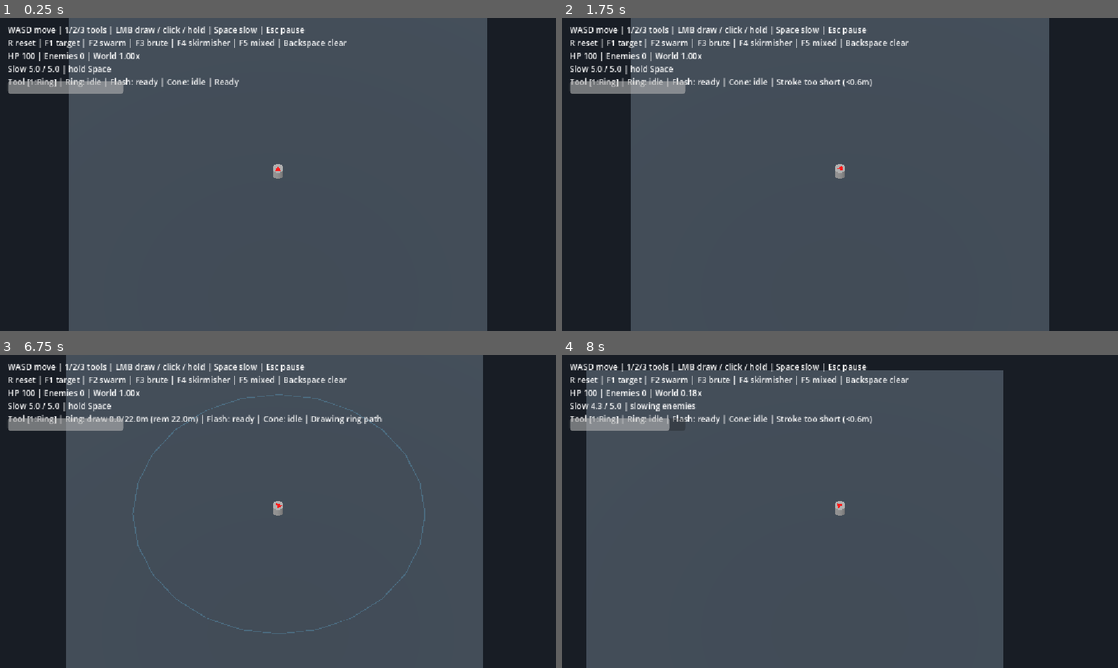
Above: before the commit, frames 1-4 (two rows, left to right).
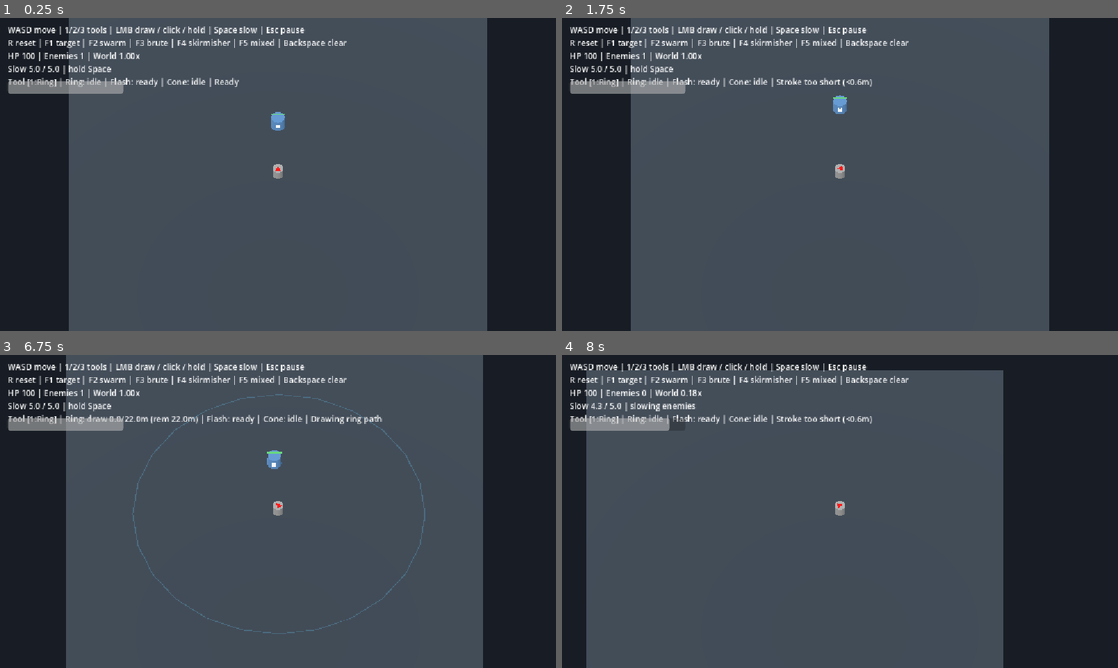
Above: after the commit, the same moments.

Repository: Ty1rl/old-tech
Game: Godot game, scene res://scenes/prototype/arena.tscn
Same seed, same stepped clock (60 frames per second), same inputs: the game is played once before the commit and once after it. This scene is started directly instead of the project's main scene.
Inputs (mouse positions are in pixels of both pictures, inside the frame that each line leads up to):
- Up to frame 1 (0.25 s): no input
- Up to frame 2 (1.75 s): tap Enter at 0.5 s; move the mouse to (962, 158) at 0.52 s; hold D (move_right) 0.53-1.28 s; hold Space 0.53-1.28 s; click (962, 158) at 0.67 s; move the mouse to (728, 190) at 1.27 s; hold S (move_down) from 1.28 s (still down); tap R at 1.35 s; click (728, 190) at 1.42 s; tap Space at 1.52, 1.55 s
- Up to frame 3 (6.75 s): tap Space at 1.82, 3.02, 3.05, 3.32, 3.5, 5.27, 5.3, 5.57 s; move the mouse to (333, 442) at 2.02 s; release S (move_down) at 2.03 s; hold D (move_right) 2.03-2.78 s; hold Space 2.03-2.78 s; tap Backspace at 2.1 s; click (333, 442) at 2.17 s; move the mouse to (250, 574) at 2.77 s; hold W (move_up) 2.78-3.53 s; tap 2 at 2.85 s; click (250, 574) at 2.92 s; move the mouse to (444, 558) at 3.52 s; hold A (move_left) 3.53-4.25 s; hold Space 3.53-4.25 s; tap 3 at 3.6 s; click (444, 558) at 3.67 s; tap Escape (pause) at 4.15 s; click "Continue" at 4.25 s; move the mouse to (111, 464) at 5.02 s; hold A (move_left) 5.03-5.78 s; tap 1 at 5.1 s; click (111, 464) at 5.17 s; move the mouse to (305, 511) at 5.77 s; hold S (move_down) 5.78-6.53 s; hold Space 5.78-6.53 s; click (305, 511) at 5.92 s; move the mouse to (194, 433) at 6.52 s; hold D (move_right) from 6.53 s (still down); tap R at 6.6 s; click (194, 433) at 6.67 s
- Up to frame 4 (8 s): tap Space at 6.77, 6.8, 7.07 s; move the mouse to (962, 495) at 7.27 s; release D (move_right) at 7.28 s; hold W (move_up) from 7.28 s (still down); hold Space from 7.28 s (still down); tap Backspace at 7.35 s; click (962, 495) at 7.42 s

The runs differ from the first frame. In frame 1, 0.1% of the frame differs, in the area x 14-52%, y 11-36%; in frame 2, 0.1%; in frame 3, 0.1%, in the area x 14-51%, y 11-37%; in frame 4, nothing differs.

Commit message:
Implement Combat Round B enemy archetypes, directional armor, and checks
Work-Seat: old-tech/jam-1

Diff:
--- /dev/null
+++ b/scenes/prototype/checks/enemies.gd
@@ -0,0 +1,131 @@
+extends SceneTree
+
+const Tuning = preload("res://scenes/prototype/tuning.gd")
+
+var failures: Array[String] = []
+var checks: int = 0
+
+
+func _initialize() -> void:
+	call_deferred("run")
+
+
+func expect(condition: bool, message: String) -> void:
+	checks += 1
+	if not condition:
+		failures.append(message)
+
+
+func run() -> void:
+	var packed := load("res://scenes/prototype/arena.tscn") as PackedScene
+	var arena = packed.instantiate()
+	root.add_child(arena)
+	current_scene = arena
+	await physics_frame
+	await physics_frame
+
+	# Disable arena's automatic physics tick so we can drive director.step deterministically
+	arena.set_physics_process(false)
+	var director = arena.director
+	var player = arena.player
+	arena.reset_arena()
+
+	# 1. Baseline reset_state starts with stationary target
+	expect(director.enemies.size() == 1 and director.enemies[0].kind == &"target", "reset_state spawns initial target")
+	var target = director.enemies[0]
+	expect(is_equal_approx(target.position.y, 0.0) and is_equal_approx(target.health, Tuning.ENEMIES.target.health), "Target root sits at floor y=0 with tuned health")
+
+	# 2. Stationary target does not move or deal contact damage even when overlapping player
+	director.clear()
+	expect(director.enemies.is_empty(), "clear() removes all active enemies")
+	var overlap_target = director.spawn(&"target", Vector3.ZERO)
+	for i in range(10):
+		director.step(0.2, player)
+	expect(is_equal_approx(player.health, 100.0) and overlap_target.position.length() < 0.001, "Stationary test target never moves or damages player")
+
+	# 3. Brute directional armor: front vs side vs rear using contact_world (not player position)
+	director.clear()
+	player.reset_state()
+	player.position = Vector3(0.0, 0.55, 0.0) # Player stands in front (+Z) of the brute
+	var brute = director.spawn(&"brute", Vector3(0.0, 0.0, -6.0))
+	brute.facing = Vector3(0.0, 0.0, 1.0) # Facing +Z toward player
+
+	var front_hit: Dictionary = brute.hit(40.0, Vector3(0.0, 0.0, -5.0))
+	expect(front_hit.get("armored", false) == true and is_equal_approx(front_hit.get("dealt", 0.0), 10.0), "Brute front contact reduces damage by front_multiplier (0.25x)")
+	expect(is_equal_approx(brute.health, 170.0) and front_hit.get("killed", true) == false, "Brute health reflects reduced front damage")
+
+	var side_hit: Dictionary = brute.hit(40.0, Vector3(1.0, 0.0, -6.0))
+	expect(side_hit.get("armored", true) == false and is_equal_approx(side_hit.get("dealt", 0.0), 40.0), "Brute 90-degree side contact deals full unarmored damage")
+
+	# Rear contact while player is still in front at (0, 0, 0): proves contact_world is used, not player position
+	var rear_hit: Dictionary = brute.hit(40.0, Vector3(0.0, 0.0, -7.0))
+	expect(rear_hit.get("armored", true) == false and is_equal_approx(rear_hit.get("dealt", 0.0), 40.0), "Brute rear contact deals full damage even when player stands in front")
+	expect(is_equal_approx(brute.health, 90.0), "Brute health after front + side + rear hits is 90")
+
+	# 4. Kill, actual HP lost clamping, immediate dead rejection, and next-step pruning
+	director.clear()
+	var swarmer = director.spawn(&"swarmer", Vector3(0.0, 0.0, -5.0))
+	var first_swarmer_hit: Dictionary = swarmer.hit(20.0, Vector3(0.0, 0.0, -4.6))
+	expect(is_equal_approx(first_swarmer_hit.get("dealt", 0.0), 20.0) and not first_swarmer_hit.get("killed", true), "Swarmer first hit deals 20 and leaves 12 HP")
+	var lethal_hit: Dictionary = swarmer.hit(50.0, Vector3(0.0, 0.0, -4.6))
+	expect(is_equal_approx(lethal_hit.get("dealt", 0.0), 12.0) and lethal_hit.get("killed", false) == true, "Lethal hit reports actual remaining HP lost (12.0) and killed=true")
+	var post_death_hit: Dictionary = swarmer.hit(25.0, Vector3(0.0, 0.0, -4.6))
+	expect(is_equal_approx(post_death_hit.get("dealt", -1.0), 0.0) and post_death_hit.get("killed", true) == false, "Dead enemy immediately rejects further damage before next step")
+	director.step(0.05, player)
+	expect(director.enemies.is_empty(), "Dead enemy leaves director.enemies on next step()")
+
+	# 5. Swarmer approach, XZ-only contact judgment, world-delta contact cooldown, and time-slow scaling
+	director.clear()
+	player.reset_state()
+	player.position = Vector3(0.0, 4.0, 0.0) # Elevated Y to verify XZ-only contact check
+	var runner = director.spawn(&"swarmer", Vector3(0.0, 0.0, -2.0))
+	for i in range(10):
+		director.step(0.05, player)
+	expect(is_equal_approx(player.health, 95.0), "Swarmer closes in XZ and deals 5 contact damage ignoring player Y height")
+
+	# Step 0.4 world seconds (< 1.0s CONTACT_COOLDOWN): no second hit yet
+	director.step(0.4, player)
+	expect(is_equal_approx(player.health, 95.0), "Contact cooldown prevents immediate repeat damage within 1.0 world second")
+
+	# Under time slow (world_scale = 0.18), 2.0 real seconds = 0.36 world seconds (total 0.76s < 1.0s): still on cooldown
+	for i in range(20):
+		director.step(0.1 * Tuning.SLOW.scale, player)
+	expect(is_equal_approx(player.health, 95.0), "Time-slowed world_delta scales enemy contact cooldown")
+
+	# Advance remaining 0.3 world seconds (total 1.06s >= 1.0s): second contact hit triggers
+	director.step(0.3, player)
+	expect(is_equal_approx(player.health, 90.0), "Swarmer deals second contact hit once world-time cooldown expires")
+
+	# 6. Dead-player policy: stop dealing damage at zero HP
+	player.health = 3.0
+	director.step(1.05, player)
+	expect(is_equal_approx(player.health, 0.0), "Contact damage clamps player health at 0.0")
+	director.step(2.0, player)
+	expect(is_equal_approx(player.health, 0.0), "Enemies stop dealing contact damage once player health is 0.0")
+
+	# 7. Skirmisher finite sidestep/orbit within cone range -> commit and contact hit
+	director.clear()
+	player.reset_state()
+	var skirm = director.spawn(&"skirmisher", Vector3(0.0, 0.0, -5.5))
+	for i in range(12):
+		director.step(0.1, player)
+	var orbit_dist := Vector2(skirm.position.x, skirm.position.z).length()
+	expect(absf(skirm.position.x) > 0.25 and orbit_dist <= Tuning.CONE.range, "Skirmisher sidesteps laterally while staying within cone range (<= 5.0)")
+
+	var committed_and_hit := false
+	for i in range(30):
+		director.step(0.1, player)
+		if player.health < 100.0:
+			committed_and_hit = true
+			break
+	expect(committed_and_hit and is_equal_approx(player.health, 100.0 - Tuning.ENEMIES.skirmisher.damage), "Skirmisher commits after finite orbit and lands contact damage")
+
+	# 8. spawn_group() and reset_state() restore clean state
+	director.clear()
+	director.spawn_group()
+	expect(director.enemies.size() == 4, "spawn_group() creates modest 4-enemy mixed encounter")
+	director.reset_state()
+	expect(director.enemies.size() == 1 and director.enemies[0].kind == &"target", "reset_state() clears mixed group and restores single target")
+
+	print(JSON.stringify({"status": "passed" if failures.is_empty() else "failed", "checks": checks, "failures": failures}))
+	quit(0 if failures.is_empty() else 1)
--- a/scenes/prototype/enemies.gd
+++ b/scenes/prototype/enemies.gd
@@ -1,19 +1,54 @@
 extends Node3D
 
+# jam-4 owns this implementation and enemy.gd. No independent process clock.
+const Tuning = preload("res://scenes/prototype/tuning.gd")
+const EnemyNode = preload("res://scenes/prototype/enemy.gd")
+
 var enemies: Array[Node3D] = []
+var _spawn_counter: int = 0
 
 
-# jam-4 owns this implementation and enemy.gd. No independent process clock.
-func step(_world_delta: float, _player: Node3D) -> void:
-	pass
+func step(world_delta: float, player: Node3D) -> void:
+	_prune_dead_enemies()
+	var snapshot: Array[Node3D] = enemies.duplicate()
+	for enemy in snapshot:
+		if is_instance_valid(enemy) and enemy.health > 0.0:
+			enemy.step_enemy(world_delta, player, snapshot)
+	_prune_dead_enemies()
 
 
-func spawn(_kind: StringName, _position: Vector3) -> void:
-	pass
+func _prune_dead_enemies() -> void:
+	var live: Array[Node3D] = []
+	for enemy in enemies:
+		if not is_instance_valid(enemy):
+			continue
+		if enemy.health <= 0.0:
+			enemy.queue_free()
+			continue
+		live.append(enemy)
+	enemies = live
+
+
+func spawn(kind: StringName, spawn_position: Vector3) -> Node3D:
+	var enemy := EnemyNode.new()
+	_spawn_counter += 1
+	var limit := float(Tuning.ARENA_HALF_SIZE) - 1.0
+	var clamped_pos := Vector3(
+		clampf(spawn_position.x, -limit, limit),
+		0.0,
+		clampf(spawn_position.z, -limit, limit)
+	)
+	add_child(enemy)
+	enemy.configure(kind, clamped_pos, _spawn_counter)
+	enemies.append(enemy)
+	return enemy
 
 
 func spawn_group() -> void:
-	pass
+	spawn(&"swarmer", Vector3(-6.0, 0.0, -7.5))
+	spawn(&"swarmer", Vector3(6.0, 0.0, -7.5))
+	spawn(&"brute", Vector3(0.0, 0.0, -10.5))
+	spawn(&"skirmisher", Vector3(-7.5, 0.0, 4.0))
 
 
 func clear() -> void:
@@ -25,4 +60,5 @@
 
 func reset_state() -> void:
 	clear()
-	spawn(&"target", Vector3(0, 0, -6))
+	_spawn_counter = 0
+	spawn(&"target", Vector3(0.0, 0.0, -6.0))
--- /dev/null
+++ b/scenes/prototype/enemy.gd
@@ -0,0 +1,339 @@
+extends Node3D
+
+# jam-4 owns enemy.gd. No independent _process or _physics_process clock.
+const Tuning = preload("res://scenes/prototype/tuning.gd")
+const PLAYER_CONTACT_RADIUS := 0.5
+
+var kind: StringName = &"target"
+var radius: float = 0.7
+var max_health: float = 100.0
+var health: float = 100.0
+var move_speed: float = 0.0
+var contact_damage: float = 0.0
+var contact_cooldown: float = 0.0
+
+var facing: Vector3 = Vector3(0.0, 0.0, 1.0):
+	set(value):
+		var flat := Vector3(value.x, 0.0, value.z)
+		if flat.length_squared() > 0.000001:
+			facing = flat.normalized()
+		else:
+			facing = Vector3(0.0, 0.0, 1.0)
+		_update_visual_facing()
+
+# Skirmisher finite orbit -> commit cycle state (world seconds)
+var skirmish_phase: StringName = &"orbit" # &"orbit" or &"commit"
+var skirmish_timer: float = 0.0
+var skirmish_strafe_sign: float = 1.0
+const SKIRMISH_ORBIT_DURATION := 1.4
+const SKIRMISH_COMMIT_DURATION := 2.8
+const SKIRMISH_PREFERRED_DIST := 3.6
+
+# Visual feedback state
+var flash_timer: float = 0.0
+var feedback_timer: float = 0.0
+var last_hit_result: Dictionary = {"dealt": 0.0, "armored": false, "killed": false}
+
+var visual_root: Node3D
+var body_mesh: MeshInstance3D
+var body_material: StandardMaterial3D
+var base_body_color: Color = Color("5a7696")
+var hp_bar_fill: MeshInstance3D
+var hp_bar_material: StandardMaterial3D
+var feedback_label: Label3D
+
+
+func configure(p_kind: StringName, spawn_pos: Vector3, orbit_seed: int = 0) -> void:
+	kind = p_kind if Tuning.ENEMIES.has(String(p_kind)) else &"target"
+	var cfg: Dictionary = Tuning.ENEMIES[String(kind)]
+	max_health = float(cfg.get("health", 100.0))
+	health = max_health
+	move_speed = float(cfg.get("speed", 0.0))
+	radius = float(cfg.get("radius", 0.7))
+	contact_damage = float(cfg.get("damage", 0.0))
+	contact_cooldown = 0.0
+	skirmish_phase = &"orbit"
+	skirmish_timer = 0.0
+	skirmish_strafe_sign = -1.0 if (orbit_seed % 2 == 1) else 1.0
+	position = Vector3(spawn_pos.x, 0.0, spawn_pos.z)
+	var to_origin := Vector3(-position.x, 0.0, -position.z)
+	if to_origin.length_squared() > 0.001:
+		facing = to_origin.normalized()
+	else:
+		facing = Vector3(0.0, 0.0, 1.0)
+	_build_visuals()
+	_update_visual_facing()
+	_update_health_visuals()
+
+
+func _make_mat(color: Color, unshaded: bool = false) -> StandardMaterial3D:
+	var mat := StandardMaterial3D.new()
+	mat.albedo_color = color
+	if unshaded:
+		mat.shading_mode = BaseMaterial3D.SHADING_MODE_UNSHADED
+	return mat
+
+
+func _build_visuals() -> void:
+	if is_instance_valid(visual_root):
+		visual_root.queue_free()
+	visual_root = Node3D.new()
+	add_child(visual_root)
+
+	var body_height := 1.2
+	match kind:
+		&"target":
+			base_body_color = Color("4f7cac")
+			body_height = 1.3
+		&"swarmer":
+			base_body_color = Color("d9534f")
+			body_height = 0.85
+		&"brute":
+			base_body_color = Color("c97a3e")
+			body_height = 1.75
+		&"skirmisher":
+			base_body_color = Color("45b69c")
+			body_height = 1.25
+
+	body_material = _make_mat(base_body_color)
+	body_mesh = MeshInstance3D.new()
+	if kind == &"brute" or kind == &"swarmer":
+		var box := BoxMesh.new()
+		box.size = Vector3(radius * 1.75, body_height, radius * 1.75)
+		body_mesh.mesh = box
+	else:
+		var cyl := CylinderMesh.new()
+		cyl.top_radius = radius * 0.9
+		cyl.bottom_radius = radius
+		cyl.height = body_height
+		body_mesh.mesh = cyl
+	body_mesh.position = Vector3(0.0, body_height * 0.5, 0.0)
+	body_mesh.material_override = body_material
+	visual_root.add_child(body_mesh)
+
+	# Forward facing marker (-Z in local visual_root space aligns with `facing`)
+	var nose := MeshInstance3D.new()
+	var nose_mesh := BoxMesh.new()
+	nose_mesh.size = Vector3(radius * 0.55, 0.24, radius * 0.65)
+	nose.mesh = nose_mesh
+	nose.position = Vector3(0.0, body_height * 0.62, -radius * 0.92)
+	nose.material_override = _make_mat(Color("f4f7fa"), true)
+	visual_root.add_child(nose)
+
+	# Distinct front shield & rear vulnerable marker for Brute (and subtle rear marker for others)
+	if kind == &"brute":
+		var shield := MeshInstance3D.new()
+		var shield_mesh := BoxMesh.new()
+		shield_mesh.size = Vector3(radius * 2.05, body_height * 0.88, 0.26)
+		shield.mesh = shield_mesh
+		shield.position = Vector3(0.0, body_height * 0.5, -radius * 0.95)
+		shield.material_override = _make_mat(Color("8ea4b8"))
+		visual_root.add_child(shield)
+
+		var rear_core := MeshInstance3D.new()
+		var core_mesh := BoxMesh.new()
+		core_mesh.size = Vector3(radius * 0.95, body_height * 0.55, 0.28)
+		rear_core.mesh = core_mesh
+		rear_core.position = Vector3(0.0, body_height * 0.5, radius * 0.92)
+		rear_core.material_override = _make_mat(Color("7be08a"), true)
+		visual_root.add_child(rear_core)
+	else:
+		var rear_tab := MeshInstance3D.new()
+		var tab_mesh := BoxMesh.new()
+		tab_mesh.size = Vector3(radius * 0.5, 0.18, 0.18)
+		rear_tab.mesh = tab_mesh
+		rear_tab.position = Vector3(0.0, body_height * 0.35, radius * 0.88)
+		rear_tab.material_override = _make_mat(Color("222a35"), true)
+		visual_root.add_child(rear_tab)
+
+	# Overhead health bar (kept unrotated in world space on self)
+	var bar_y := body_height + 0.45
+	var hp_bg := MeshInstance3D.new()
+	var bg_mesh := BoxMesh.new()
+	bg_mesh.size = Vector3(radius * 2.0, 0.11, 0.11)
+	hp_bg.mesh = bg_mesh
+	hp_bg.position = Vector3(0.0, bar_y, 0.0)
+	hp_bg.material_override = _make_mat(Color("1c222b"), true)
+	add_child(hp_bg)
+
+	hp_bar_material = _make_mat(Color("67d97e"), true)
+	hp_bar_fill = MeshInstance3D.new()
+	var fill_mesh := BoxMesh.new()
+	fill_mesh.size = Vector3(radius * 2.0, 0.13, 0.13)
+	hp_bar_fill.mesh = fill_mesh
+	hp_bar_fill.position = Vector3(0.0, bar_y, 0.0)
+	hp_bar_fill.material_override = hp_bar_material
+	add_child(hp_bar_fill)
+
+	feedback_label = Label3D.new()
+	feedback_label.position = Vector3(0.0, bar_y + 0.38, 0.0)
+	feedback_label.billboard = BaseMaterial3D.BILLBOARD_ENABLED
+	feedback_label.no_depth_test = true
+	feedback_label.font_size = 28
+	feedback_label.outline_size = 6
+	feedback_label.text = ""
+	add_child(feedback_label)
+
+
+func _update_visual_facing() -> void:
+	if not is_instance_valid(visual_root):
+		return
+	var dir := Vector3(facing.x, 0.0, facing.z)
+	if dir.length_squared() > 0.000001:
+		visual_root.basis = Basis.looking_at(dir.normalized(), Vector3.UP)
+
+
+func _update_health_visuals() -> void:
+	if not is_instance_valid(hp_bar_fill):
+		return
+	var ratio := clampf(health / maxf(1.0, max_health), 0.0, 1.0)
+	hp_bar_fill.visible = ratio > 0.0
+	hp_bar_fill.scale.x = maxf(0.001, ratio)
+	hp_bar_fill.position.x = -radius * (1.0 - ratio)
+	if ratio > 0.5:
+		hp_bar_material.albedo_color = Color("67d97e")
+	elif ratio > 0.25:
+		hp_bar_material.albedo_color = Color("e6b347")
+	else:
+		hp_bar_material.albedo_color = Color("e05a52")
+
+
+func is_front_contact(contact_world: Vector3) -> bool:
+	var to_contact := Vector3(contact_world.x - position.x, 0.0, contact_world.z - position.z)
+	if to_contact.length_squared() <= 0.000001:
+		return false
+	var f := Vector3(facing.x, 0.0, facing.z).normalized()
+	var dir := to_contact.normalized()
+	var cos_limit := cos(float(Tuning.ARMOR.front_half_angle))
+	return f.dot(dir) >= cos_limit
+
+
+func hit(amount: float, contact_world: Vector3) -> Dictionary:
+	if health <= 0.0 or amount <= 0.0:
+		return {"dealt": 0.0, "armored": false, "killed": false}
+
+	var armored := false
+	var effective := amount
+	if kind == &"brute" and is_front_contact(contact_world):
+		armored = true
+		effective = amount * float(Tuning.ARMOR.front_multiplier)
+
+	var dealt := minf(health, maxf(0.0, effective))
+	health = maxf(0.0, health - dealt)
+	var killed := health <= 0.0
+
+	flash_timer = 0.15
+	feedback_timer = 0.65
+	if is_instance_valid(body_material):
+		body_material.albedo_color = Color("a8d0f0") if armored else Color.WHITE
+	if is_instance_valid(feedback_label):
+		feedback_label.text = "-%.0f ARMOR" % dealt if armored else "-%.0f" % dealt
+		feedback_label.modulate = Color("99c8f2") if armored else Color("ffe885")
+	_update_health_visuals()
+
+	last_hit_result = {"dealt": dealt, "armored": armored, "killed": killed}
+	return last_hit_result
+
+
+func step_enemy(world_delta: float, player: Node3D, neighbors: Array[Node3D]) -> void:
+	if health <= 0.0:
+		return
+
+	if flash_timer > 0.0:
+		flash_timer = maxf(0.0, flash_timer - world_delta)
+		if flash_timer <= 0.0 and is_instance_valid(body_material):
+			body_material.albedo_color = base_body_color
+
+	if feedback_timer > 0.0:
+		feedback_timer = maxf(0.0, feedback_timer - world_delta)
+		if feedback_timer <= 0.0 and is_instance_valid(feedback_label):
+			feedback_label.text = ""
+
+	if contact_cooldown > 0.0:
+		contact_cooldown = maxf(0.0, contact_cooldown - world_delta)
+
+	if not is_instance_valid(player) or kind == &"target" or world_delta <= 0.0:
+		return
+
+	var player_xz := Vector3(player.position.x, 0.0, player.position.z)
+	var self_xz := Vector3(position.x, 0.0, position.z)
+	var to_player := player_xz - self_xz
+	var dist := to_player.length()
+	var dir_to_player := to_player / dist if dist > 0.0001 else facing
+
+	var move_dir := Vector3.ZERO
+	match kind:
+		&"swarmer":
+			facing = dir_to_player
+			var sep := _compute_separation(neighbors, 1.15)
+			move_dir = (dir_to_player + sep * 0.55).normalized() if (dir_to_player + sep * 0.55).length_squared() > 0.0001 else dir_to_player
+		&"brute":
+			# Brute turns steadily toward the player so its sides/rear can be flanked
+			facing = _rotate_xz_toward(facing, dir_to_player, 2.4 * world_delta)
+			move_dir = dir_to_player
+		&"skirmisher":
+			facing = dir_to_player
+			skirmish_timer += world_delta
+			if skirmish_phase == &"orbit":
+				if skirmish_timer >= SKIRMISH_ORBIT_DURATION:
+					skirmish_phase = &"commit"
+					skirmish_timer = 0.0
+			else:
+				if skirmish_timer >= SKIRMISH_COMMIT_DURATION:
+					skirmish_phase = &"orbit"
+					skirmish_timer = 0.0
+					skirmish_strafe_sign = -skirmish_strafe_sign
+
+			if skirmish_phase == &"commit":
+				move_dir = dir_to_player
+			else:
+				# Keep moderate distance within cone range (~3.6 units) while sidestepping; never evade faster than player
+				var tangent := Vector3(-dir_to_player.z * skirmish_strafe_sign, 0.0, dir_to_player.x * skirmish_strafe_sign)
+				var radial_weight := clampf((dist - SKIRMISH_PREFERRED_DIST) * 0.75, -0.35, 1.0)
+				var combined := dir_to_player * radial_weight + tangent * 0.75
+				move_dir = combined.normalized() if combined.length_squared() > 0.0001 else dir_to_player
+
+	var stop_dist := radius + PLAYER_CONTACT_RADIUS - 0.04
+	if dist > stop_dist and move_dir.length_squared() > 0.0001:
+		var step_len := move_speed * world_delta
+		var next_pos := self_xz + move_dir * step_len
+		var limit := float(Tuning.ARENA_HALF_SIZE) - 1.0
+		position.x = clampf(next_pos.x, -limit, limit)
+		position.z = clampf(next_pos.z, -limit, limit)
+		position.y = 0.0
+
+	# Recompute XZ distance for contact damage
+	var post_xz := Vector3(position.x, 0.0, position.z)
+	var post_dist := post_xz.distance_to(player_xz)
+	if contact_damage > 0.0 and post_dist <= (radius + PLAYER_CONTACT_RADIUS + 0.05):
+		if float(player.health) > 0.0 and contact_cooldown <= 0.0:
+			player.take_damage(contact_damage)
+			contact_cooldown = float(Tuning.CONTACT_COOLDOWN)
+			if kind == &"skirmisher" and skirmish_phase == &"commit":
+				# After landing a committed strike, skirmisher can pivot to a brief sidestep
+				skirmish_phase = &"orbit"
+				skirmish_timer = 0.0
+				skirmish_strafe_sign = -skirmish_strafe_sign
+
+
+func _compute_separation(neighbors: Array[Node3D], desired_gap: float) -> Vector3:
+	var push := Vector3.ZERO
+	var self_xz := Vector3(position.x, 0.0, position.z)
+	for other in neighbors:
+		if other == self or not is_instance_valid(other) or other.health <= 0.0:
+			continue
+		var diff := self_xz - Vector3(other.position.x, 0.0, other.position.z)
+		var d := diff.length()
+		if d > 0.0001 and d < desired_gap:
+			push += (diff / d) * ((desired_gap - d) / desired_gap)
+	return push
+
+
+func _rotate_xz_toward(from_dir: Vector3, to_dir: Vector3, max_angle: float) -> Vector3:
+	var a := Vector2(from_dir.x, from_dir.z).normalized()
+	var b := Vector2(to_dir.x, to_dir.z).normalized()
+	var angle_diff := a.angle_to(b)
+	if absf(angle_diff) <= max_angle:
+		return Vector3(b.x, 0.0, b.y)
+	var rotated := a.rotated( clampf(angle_diff, -max_angle, max_angle) )
+	return Vector3(rotated.x, 0.0, rotated.y).normalized()
Not shown, added: scenes/prototype/checks/enemies.gd.uid
Not shown, added: scenes/prototype/enemy.gd.uid
